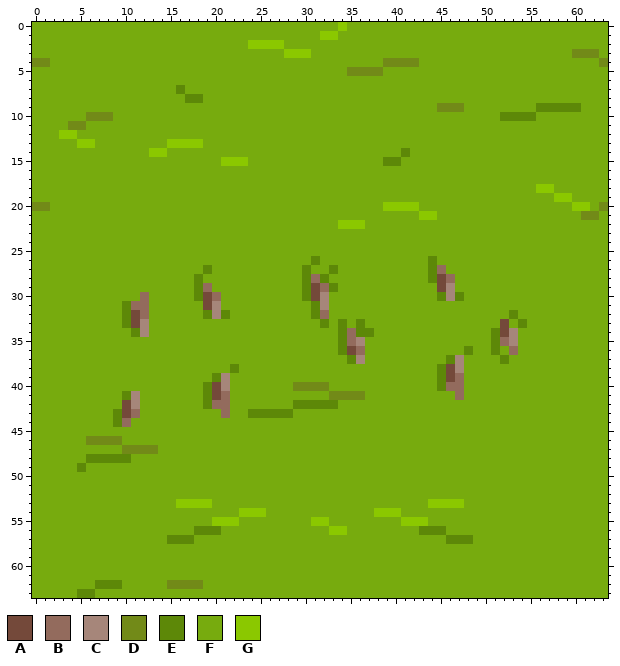
Pixel-art sprite -- Assets/Tilemap/grama05.png. The picture above was drawn from the file before the commit.
The file is 64x64 pixels.
Palette (. is transparent): A #74493a  B #936b5d  C #a6867a  D #728a18  E #5d8808  F #77ab0e  G #8bc800
Now the later version:
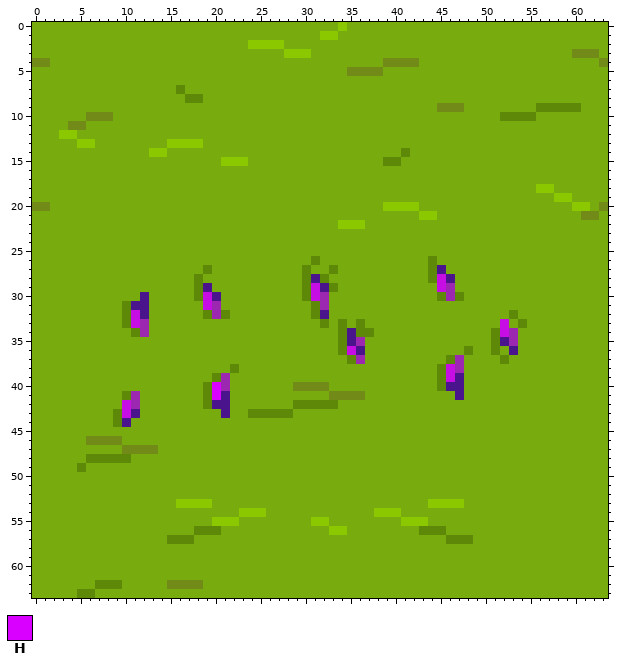
Colours new in this view: H #da00ff
Edits made:
colour A: #74493a -> #c50de4
colour B: #936b5d -> #4a148c
colour C: #a6867a -> #9c27b0
Changed rows in their new state; - is a pixel that keeps its letter.
first column x 20:
40 H
41 H
Pixel boxes of the changes (left, top, right, bottom) in both pictures:
changed: (437, 265, 455, 301)
changed: (311, 274, 365, 364)
changed: (203, 283, 221, 319)
changed: (131, 292, 149, 337)
changed: (500, 319, 518, 355)
changed: (446, 355, 464, 400)
changed: (212, 373, 230, 418)
changed: (122, 391, 140, 427)
